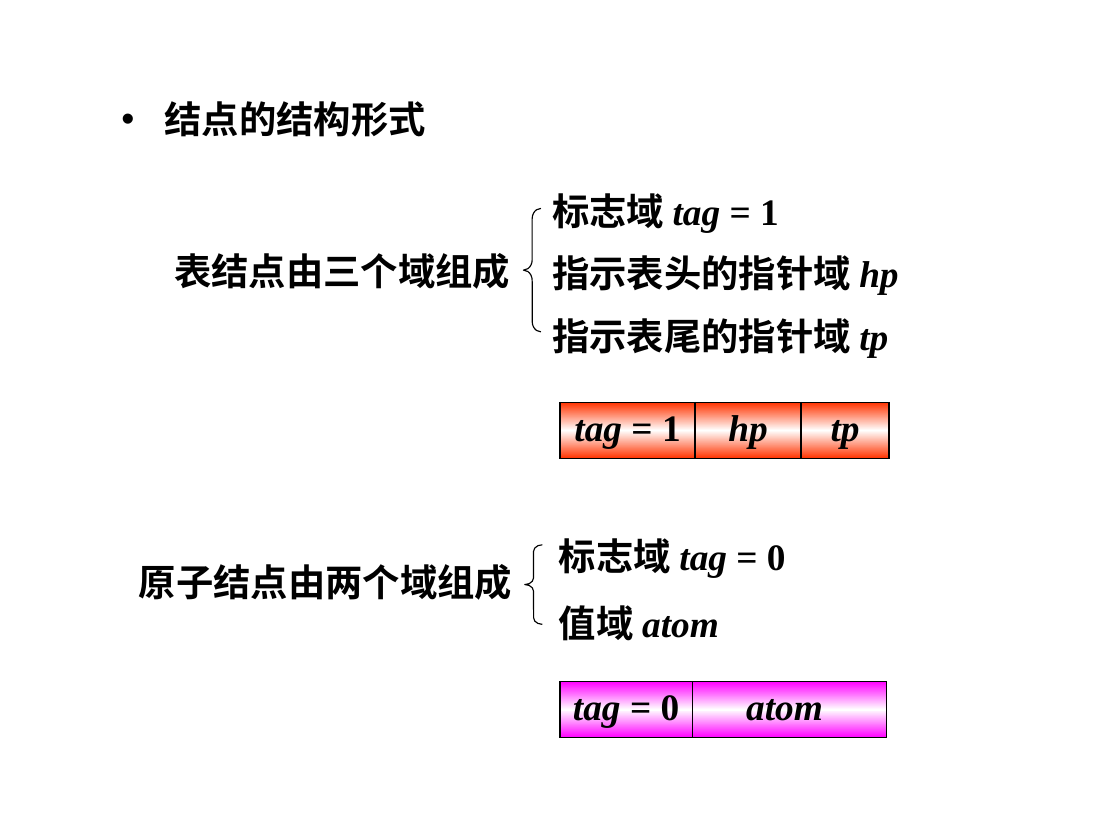
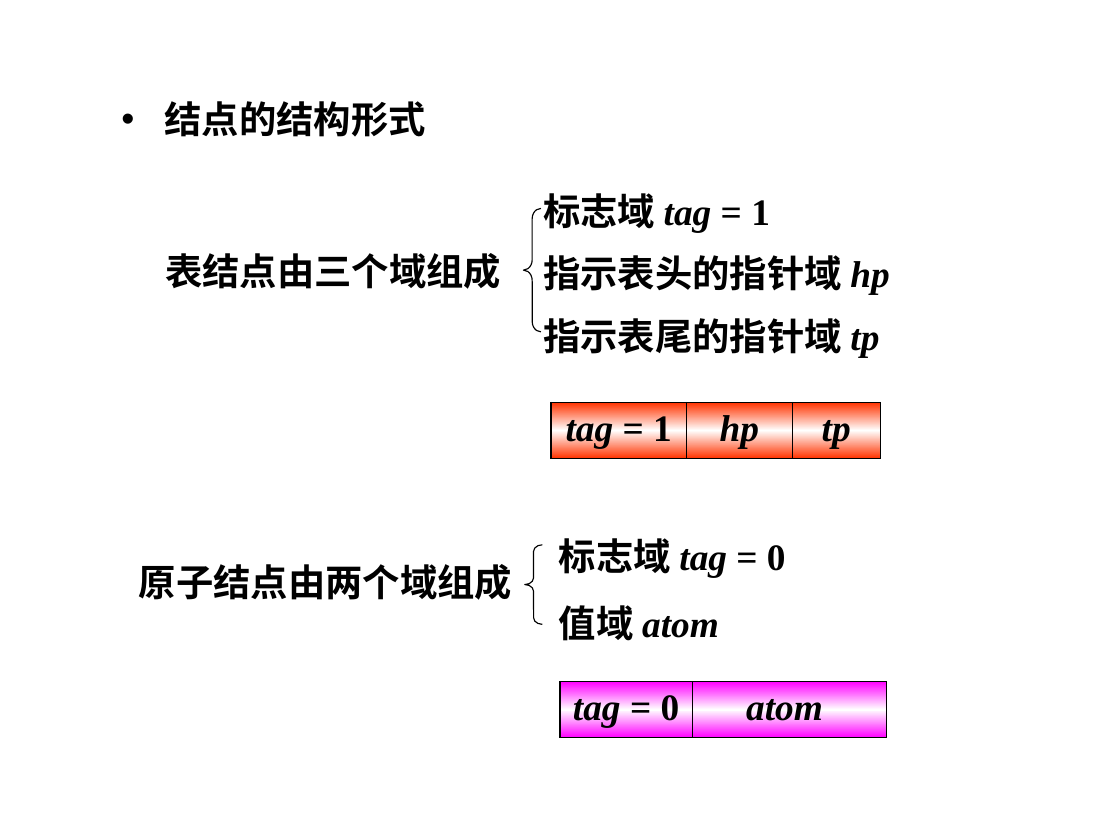
Before and after one commit to edu2act/course-datastructure, a slide deck: slide 67 of materials/slides/ds5.pptx. Drawn at 1120x840 pixels with LibreOffice and Linux fonts; fonts in the diff are those of the drawing; background and template pictures are left out. Boxes give left, top, right and bottom in pixels: in the first picture for what was removed or moved away, otherwise in the second. Text is boxed around its words. In the diff, an @@ line names an element or a change of style, - is before the commit and + after.

```diff
--- a/materials/slides/ds5.pptx
+++ b/materials/slides/ds5.pptx
@@ 2 texts, 1 table: place and size @@
-2 texts, 1 table at box(174, 193, 898, 458)
+2 texts, 1 table at box(165, 193, 889, 458)
```
Also in this commit, not shown: 4 other slides changed, 17 other files.
